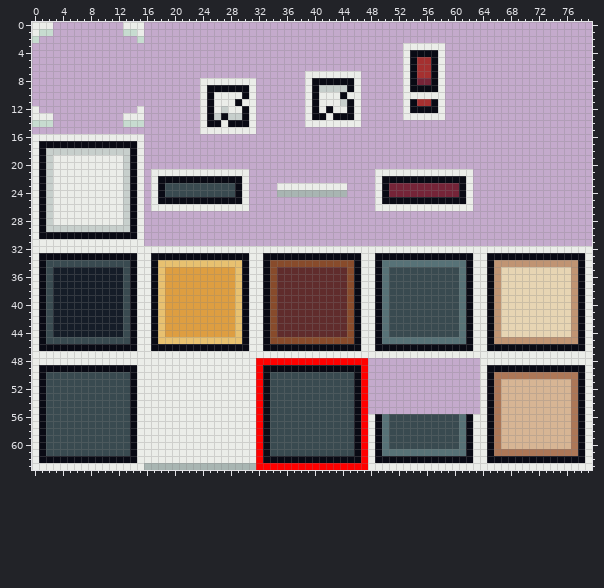
A pixel-art file gets an edit: Assets/Sprites/UI.aseprite. That is the earlier state.
80x64 pixels, 1 frame.
After the commit:
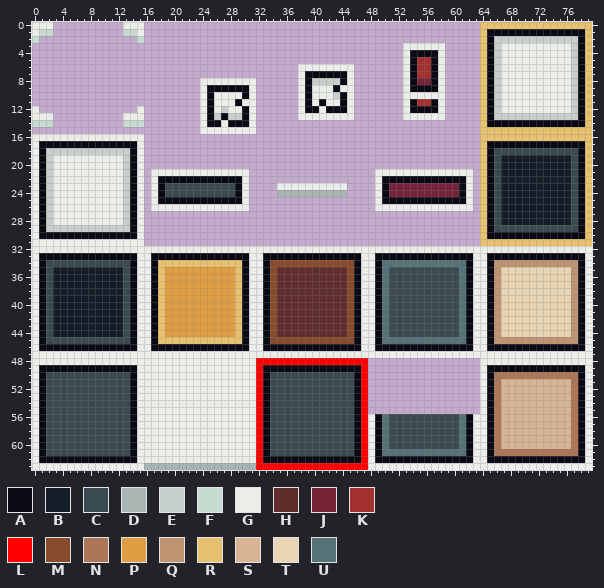
Palette (. is transparent): A #090a14  B #151d28  C #394a50  D #a8b5b2  E #c7cfcc  F #c7dcd0  G #ebede9  H #602c2c  J #752438  K #a53030  L #ff0000  M #884b2b  N #ad7757  P #de9e41  Q #c09473  R #e8c170  S #d7b594  T #e7d5b3  U #577277
What changed:
The author put colour A in row 1 at x 65 to 78; in rows 2 to 13 at x 65 and 78; in row 14 at x 65 to 78; in row 17 at x 65 to 78; in rows 18 to 29 at x 65 and 78; in row 30 at x 65 to 78.
Colour E becomes colour A in row 9 at x 43; in row 11 at x 44.
Colour G becomes colour A in row 7 at x 39 to 44; in rows 8 to 10 at x 39; in row 11 at x 39 and 41; in row 12 at x 39 and 43 to 44.
The author put colour B in rows 19 to 28 at x 67 to 76.
The author put colour C in row 18 at x 66 to 77; in rows 19 to 28 at x 66 and 77; in row 29 at x 66 to 77.
The author put colour E in row 2 at x 66 to 77; in rows 3 to 12 at x 66 and 77; in row 13 at x 66 to 77.
Colour A becomes colour E in row 8 at x 40 to 43.
Colour G becomes colour E in row 10 at x 43.
The author put colour G in rows 3 to 5 at x 67 to 76; in row 6 at x 38 to 45 and 67 to 76; in rows 7 to 12 at x 38 and 67 to 76; in row 13 at x 38.
Colour A becomes colour G in row 8 at x 45; in row 9 at x 40 and 45; in row 10 at x 40; in row 11 at x 40 and 45; in row 12 at x 45; in row 13 at x 40 to 41 and 43 to 45.
Colour E becomes colour G in row 9 at x 41 to 42 and 44.
The author put colour R in row 0 at x 64 to 79; in rows 1 to 14 at x 64 and 79; in rows 15 to 16 at x 64 to 79; in rows 17 to 30 at x 64 and 79; in row 31 at x 64 to 79.
Colour G is gone in rows 7 to 13 at x 46; in row 14 at x 39 to 46.
Where, in picture pixels (left, top, right, bottom), the same in both pictures:
added: (480, 22, 592, 246)
changed: (298, 64, 361, 127)
